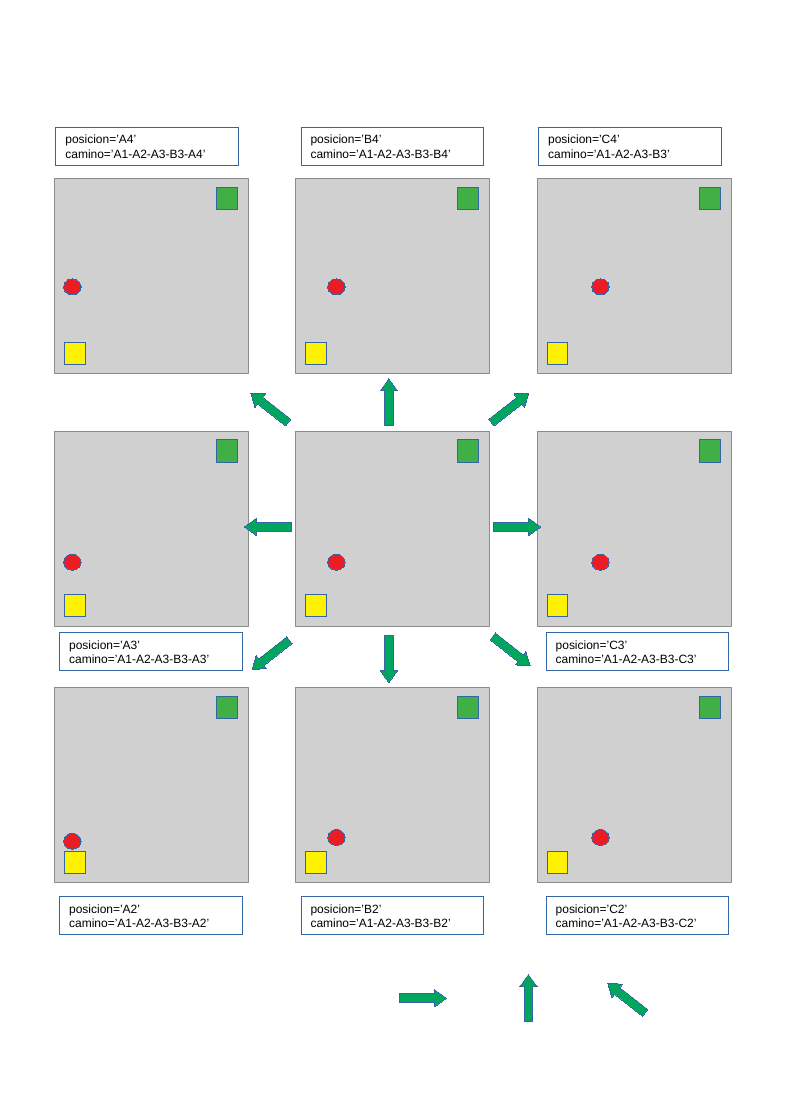
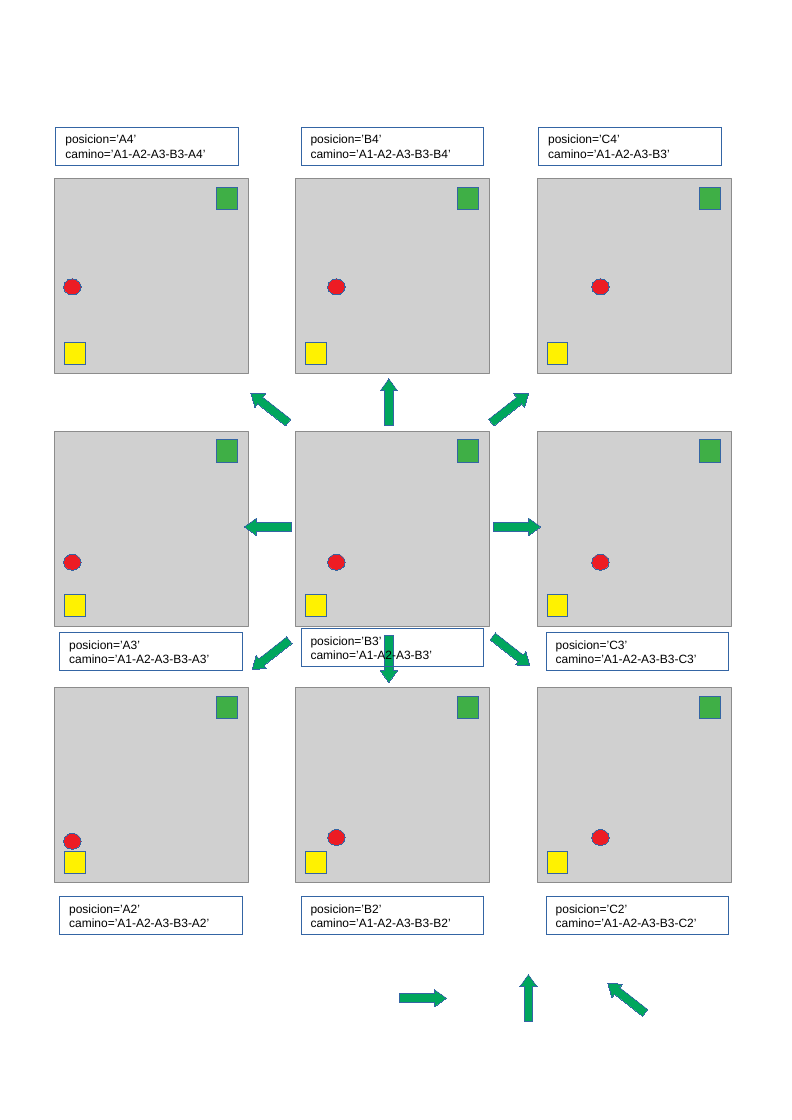
Before and after one commit to fabhrius/La-Cosa, a slide deck: slide 19 of capitulos/3 - Resolver un problema simple/Resolviendo un problema simple.odp. Drawn at 792x1120 pixels with LibreOffice and Linux fonts; fonts in the diff are those of the drawing; grey boxes stand for pictures. Boxes give left, top, right and bottom in pixels: in the first picture for what was removed or moved away, otherwise in the second. Text is boxed around its words. In the diff, an @@ line names an element or a change of style, - is before the commit and + after.

```diff
--- a/capitulos/3 - Resolver un problema simple/Resolviendo un problema simple.odp
+++ b/capitulos/3 - Resolver un problema simple/Resolviendo un problema simple.odp
@@ rectangle added at box(301, 628, 483, 667), outline #3465A4 0 pt, 9 pt, text #000000 @@
+posicion=’B3’
+camino=’A1-A2-A3-B3’
```
Also in this commit, not shown: 1 slide added, 1 slide removed, 1 other file.
